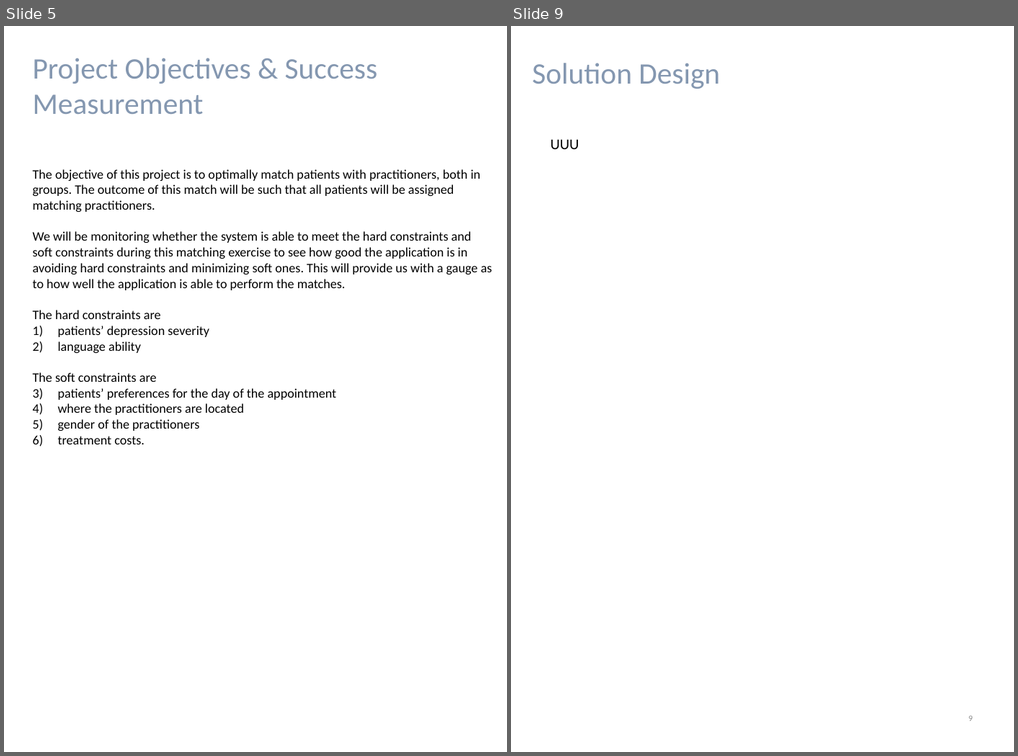
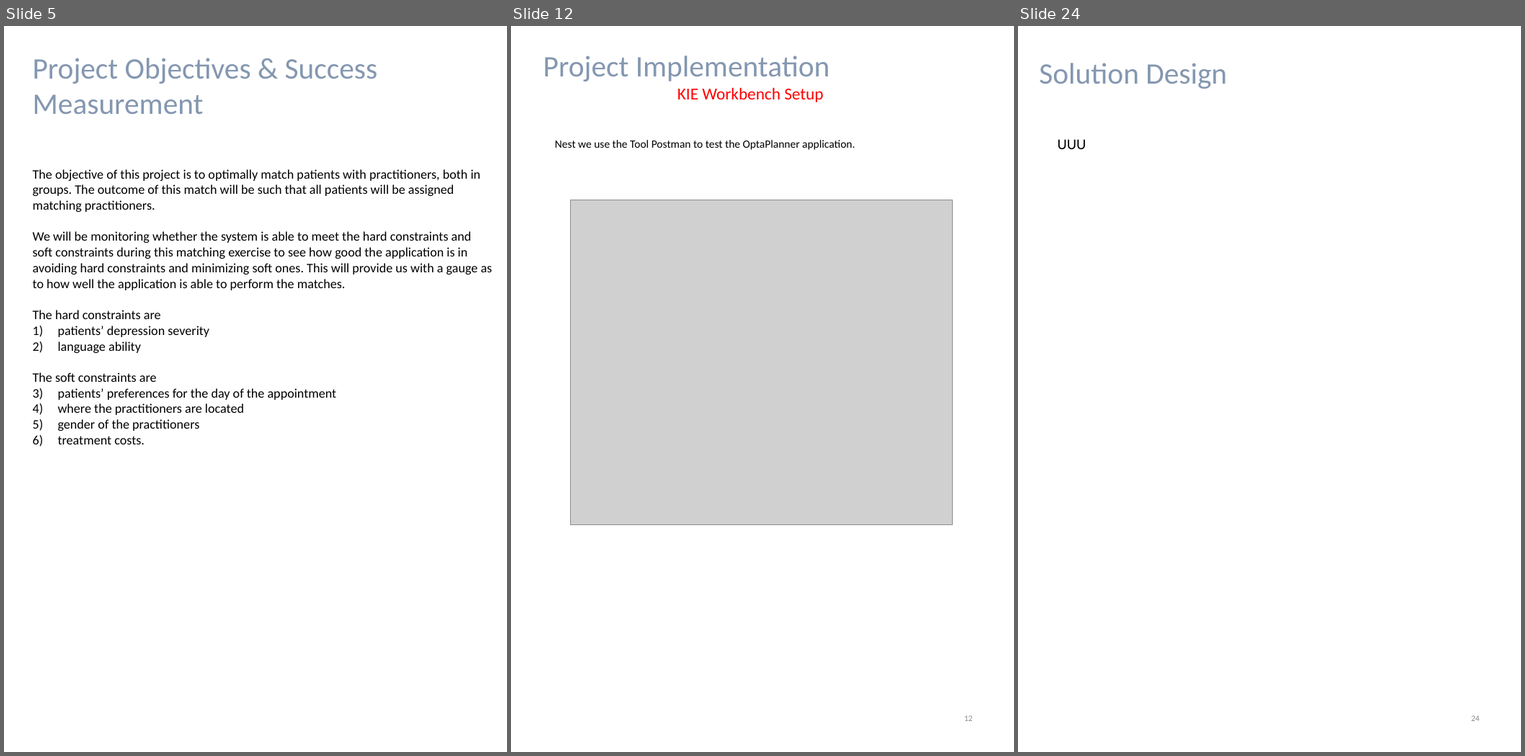
Before and after one commit to francis-han/IRS-RS-2019-03-09-IS1PT-GRP-Pepper-PatientMatchingSystem, a slide deck: WorkingFolder/Project Report.pptx. Shown side by side, each under a label of ours: slides 5 and 9 before the commit, slides 5, 12 and 24 after it; the slides between them are not shown. The pictures are 1018x756 and 1525x756 pixels, drawn with LibreOffice and Linux fonts; fonts in the diff are those of the drawing; grey boxes stand for pictures. Boxes give left, top, right and bottom in pixels: in the first picture for what was removed or moved away, otherwise in the second. Text is boxed around its words. In the diff, an @@ line names an element or a change of style, - is before the commit and + after.

```diff
--- a/WorkingFolder/Project Report.pptx
+++ b/WorkingFolder/Project Report.pptx
@@ slide 12 added at bbox=[511, 26, 1014, 752], background #FFFFFF @@
@@ text added at bbox=[543, 56, 830, 102], 32 pt, text #8497B0 @@
+Project Implementation
+KIE Workbench Setup
@@ text added at bbox=[555, 140, 854, 150], 12 pt, text #000000 @@
+Nest we use the Tool Postman to test the OptaPlanner application.
@@ picture added at bbox=[570, 200, 952, 525] @@
@@ page number added at bbox=[964, 715, 973, 721], 9 pt, text #8C8C8C @@
+12
@@ what was slide 9 is now slide 24 @@
@@ page number at bbox=[1471, 715, 1480, 721]: text changed @@
-9
+24
```
Also in this commit, not shown: 2 slides changed, 16 other slides added, 3 slides removed.
